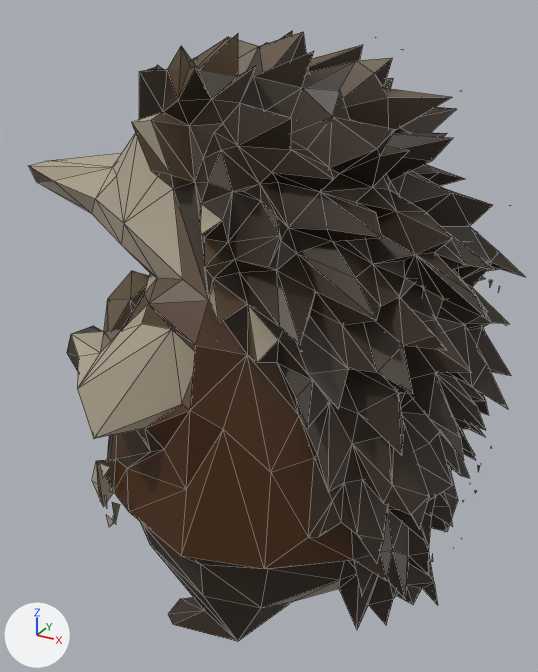
One commit to the glTF model docs/univers/archipeo/personnages/modeles/6e-horloge-creature-tick/final-1500.glb: the scene before it, then after it.
Camera for both pictures: a camera (50 mm lens) standing at (0.583, -1.014, 1.022) and looking at (0.012, 0.023, 0.503). Lighting does not change. The marker at lower left points along +X, +Y and +Z. The first picture is the older version. Mesh edges are drawn as thin lines. Vertices at exactly the same position are counted once.

Before the edit, the objects in view are built like this:
```python
me_mesh_0 = bpy.data.meshes.new('Mesh_0')
me_mesh_0.from_pydata(...)  # 822 vertices, 1460 faces; spans x -0.468..0.427, y -0.321..0.324, z 0.001..0.992
me_mesh_0.materials.append(mat_defaultmaterial)
ob_mesh_0 = bpy.data.objects.new('Mesh_0', me_mesh_0)
ob_mesh_0.location = (0.0, 0.0, 0.0)
```
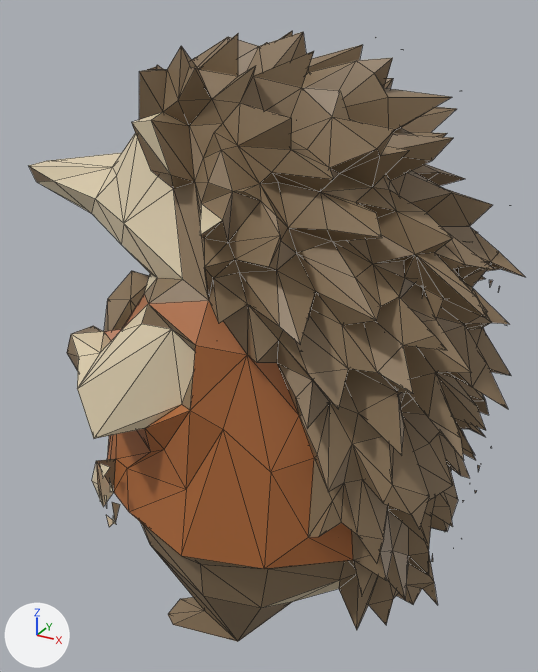
Boxes (x1, y1, x2, y2) around the edits, measured in the pictures (538 x 672 px):
part 1 of me_mesh_0, recoloured (lighter): (28, 31, 525, 642) in both
part 2 of me_mesh_0, recoloured: (29, 112, 339, 608) in both

The change, as a list of edits to the scene's bpy script:
```text
Change me_mesh_0:
    where me_mesh_0.from_pydata(...)  # 822 vertices, 1460 faces; spans x -0.468..0.427, y -0.321..0.324, z 0.001..0.992
    used by ob_mesh_0; location = (0.0, 0.0, 0.0)
    me_mesh_0 part 1: 1298 faces centred in x -0.465..0.407, y -0.289..0.287, z 0.003..0.984 are repainted in the vertex colours; the middle colour goes from brown #372a1e to brown #8a7458
    me_mesh_0 part 2: 162 faces centred in x -0.388..0.215, y -0.289..0.297, z 0.074..0.888 are repainted in the vertex colours; the middle colour goes from beige #b0a48f to beige #e0d0b0
```
